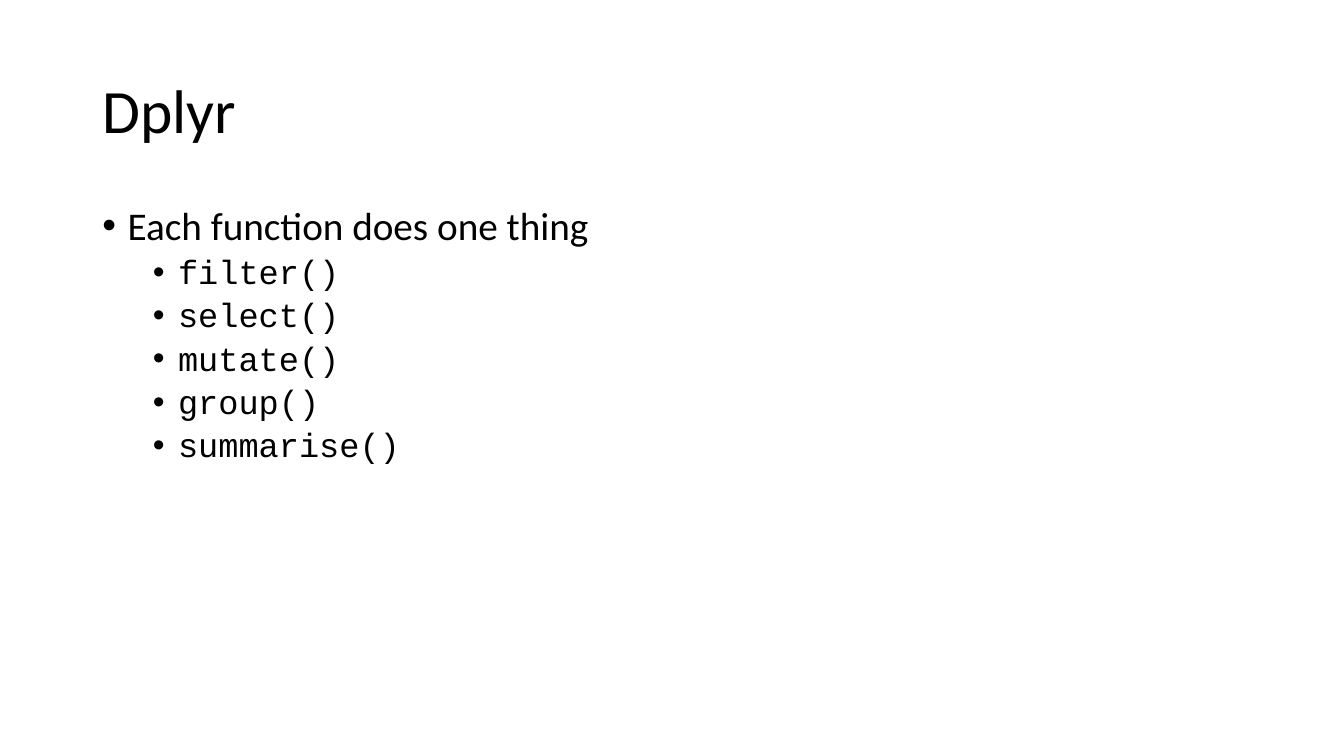
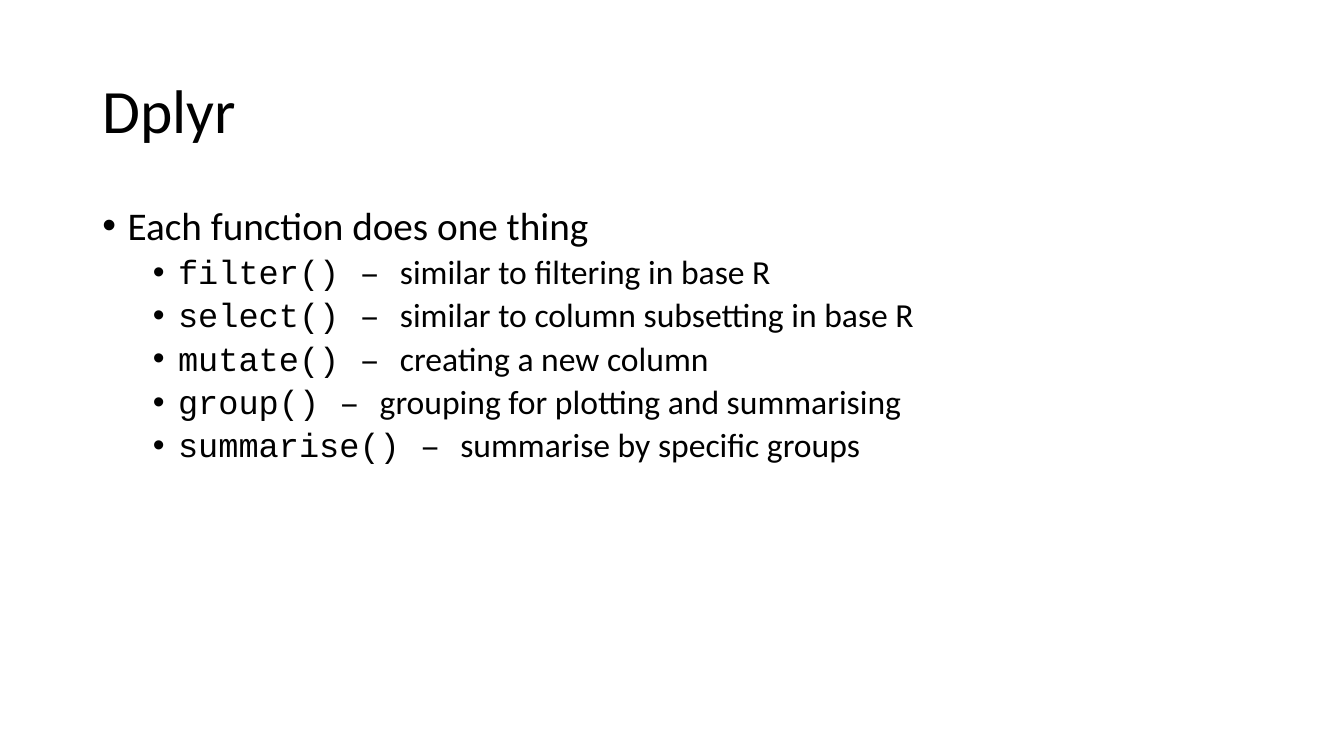
Before and after one commit to sraorao/UNIQ_Plus_R_Course_public, a slide deck: slide 21 of powerpoint/day_1.pptx. Drawn at 1344x756 pixels with LibreOffice and Linux fonts; fonts in the diff are those of the drawing. Boxes give left, top, right and bottom in pixels: in the first picture for what was removed or moved away, otherwise in the second. Text is boxed around its words. In the diff, an @@ line names an element or a change of style, - is before the commit and + after.

Commit message:
update slides

```diff
--- a/powerpoint/day_1.pptx
+++ b/powerpoint/day_1.pptx
@@ text at bbox=[178, 260, 913, 464]: text changed; font Courier New to Calibri @@
-  • filter()
-  • select()
-  • mutate()
-  • group()
-  • summarise()
+  • filter() – similar to filtering in base R
+  • select() – similar to column subsetting in base R
+  • mutate() – creating a new column
+  • group() – grouping for plotting and summarising
+  • summarise() – summarise by specific groups
```
